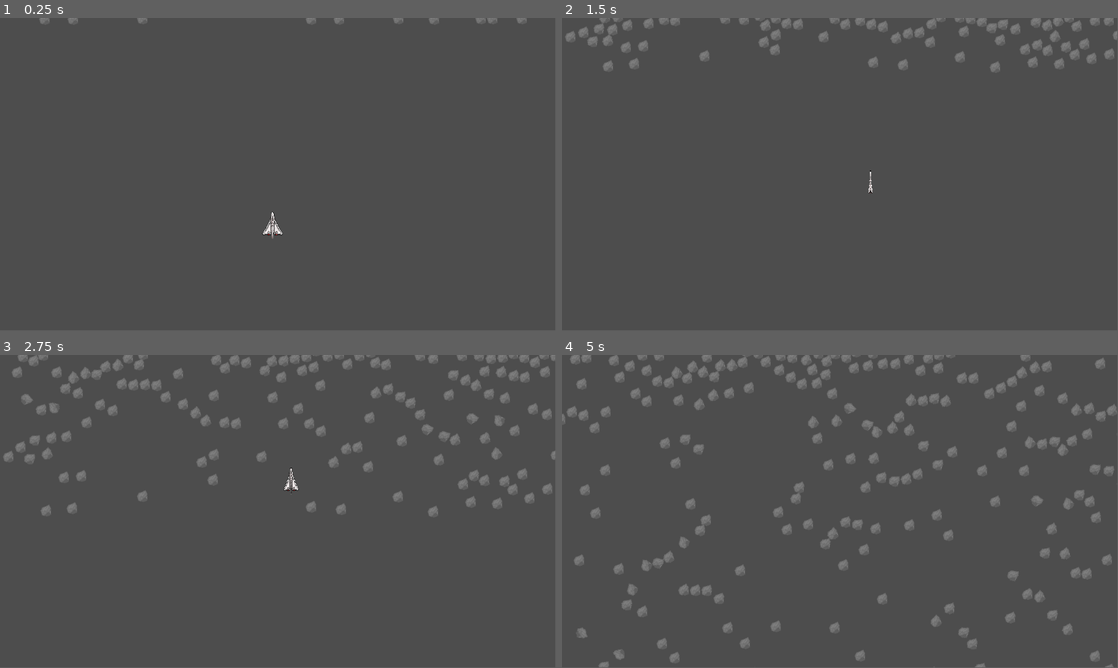
Above: before the commit, frames 1-4 (two rows, left to right).
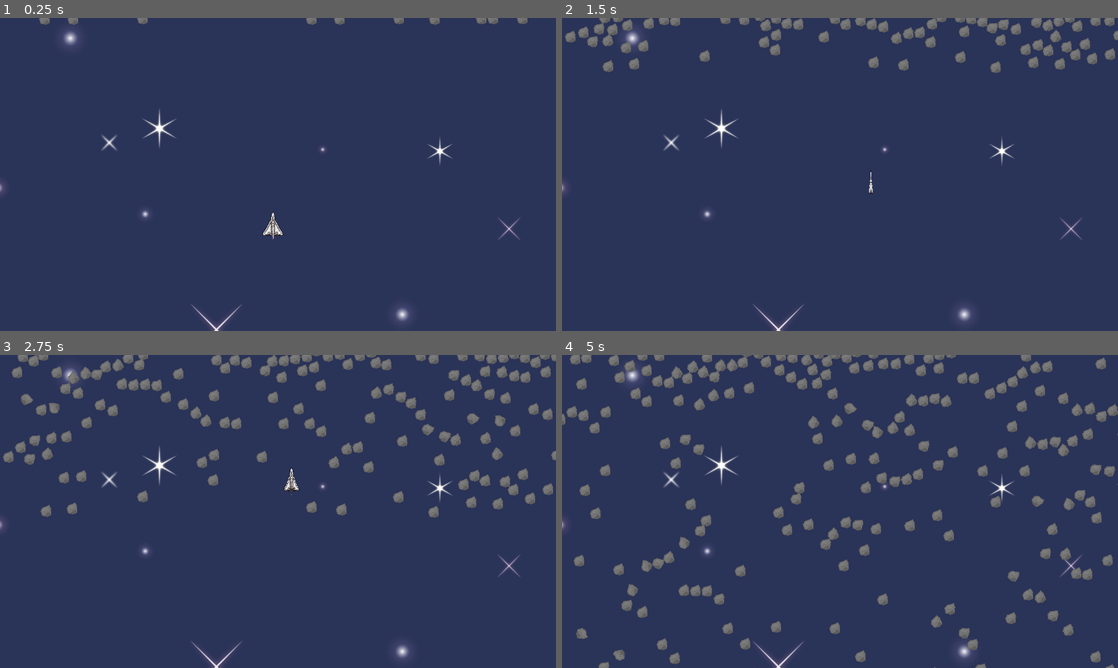
Above: after the commit, the same moments.

Repository: Joel-Singh/a-plain-catastrophe
Game: Godot game, scene res://scenes/Main.tscn
Same seed, same stepped clock (60 frames per second), same inputs: the game is played once before the commit and once after it.
Inputs (mouse positions are in pixels of both pictures, inside the frame that each line leads up to):
- Up to frame 1 (0.25 s): no input
- Up to frame 2 (1.5 s): move the mouse to (962, 158) at 0.52 s; move the mouse to (728, 190) at 1.27 s
- Up to frame 3 (2.75 s): move the mouse to (333, 442) at 2.02 s
- Up to frame 4 (5 s): move the mouse to (812, 574) at 2.77 s; move the mouse to (1006, 558) at 3.52 s; move the mouse to (673, 464) at 4.27 s
In our replay, the window is 799x449 before the commit and 800x450 after it. These sizes can differ from the game's own. Grey fills any space a smaller window leaves; there, only what the larger window draws over its background counts as a difference.

The runs differ from the first frame. In frame 1, 99% of the frame differs, in the area x 0-100%, y 0-100%; in frame 2, 96%; in frame 3, 92%; in frame 4, 89%.

Commit message:
Add background

Diff:
--- a/project.godot
+++ b/project.godot
@@ -15,6 +15,10 @@
 config/features=PackedStringArray("4.2", "Forward Plus")
 config/icon="res://icon.svg"
 
+[display]
+
+window/stretch/mode="viewport"
+
 [layer_names]
 
 2d_physics/layer_1="Ship"
--- a/scenes/Main.tscn
+++ b/scenes/Main.tscn
@@ -1,7 +1,8 @@
-[gd_scene load_steps=3 format=3 uid="uid://c10j5mj4ye2bs"]
+[gd_scene load_steps=4 format=3 uid="uid://c10j5mj4ye2bs"]
 
 [ext_resource type="PackedScene" uid="uid://bn5mdobt1twda" path="res://scenes/Player.tscn" id="1_ois2d"]
 [ext_resource type="Script" path="res://scenes/SpawnObstacles.gd" id="1_whgvq"]
+[ext_resource type="Texture2D" uid="uid://wkqnjsslx3hg" path="res://assets/background.png" id="3_du8vg"]
 
 [node name="Main" type="Node2D"]
 script = ExtResource("1_whgvq")
@@ -14,4 +15,10 @@
 wait_time = 0.1
 autostart = true
 
+[node name="Sprite2D" type="Sprite2D" parent="."]
+z_index = -5
+position = Vector2(553, 459)
+scale = Vector2(1.055, 1.055)
+texture = ExtResource("3_du8vg")
+
 [connection signal="timeout" from="ObstacleTimer" to="." method="_on_obstacle_timer_timeout"]
Binary file added: assets/background.png
Not shown, added: assets/background.png.import
